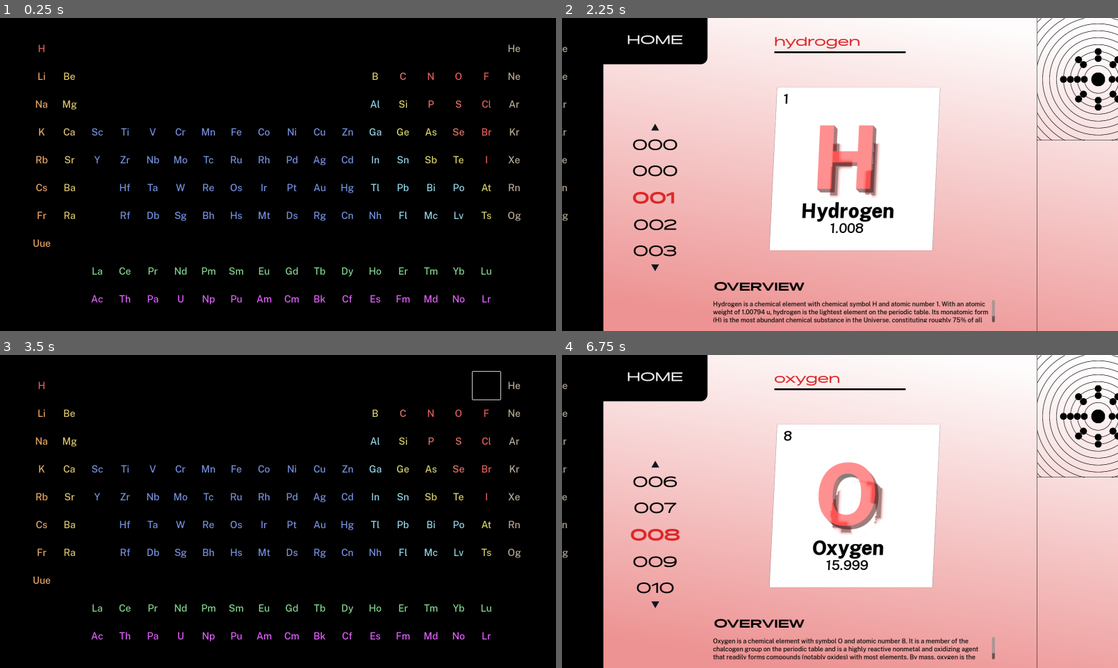
Above: before the commit, frames 1-4 (two rows, left to right).
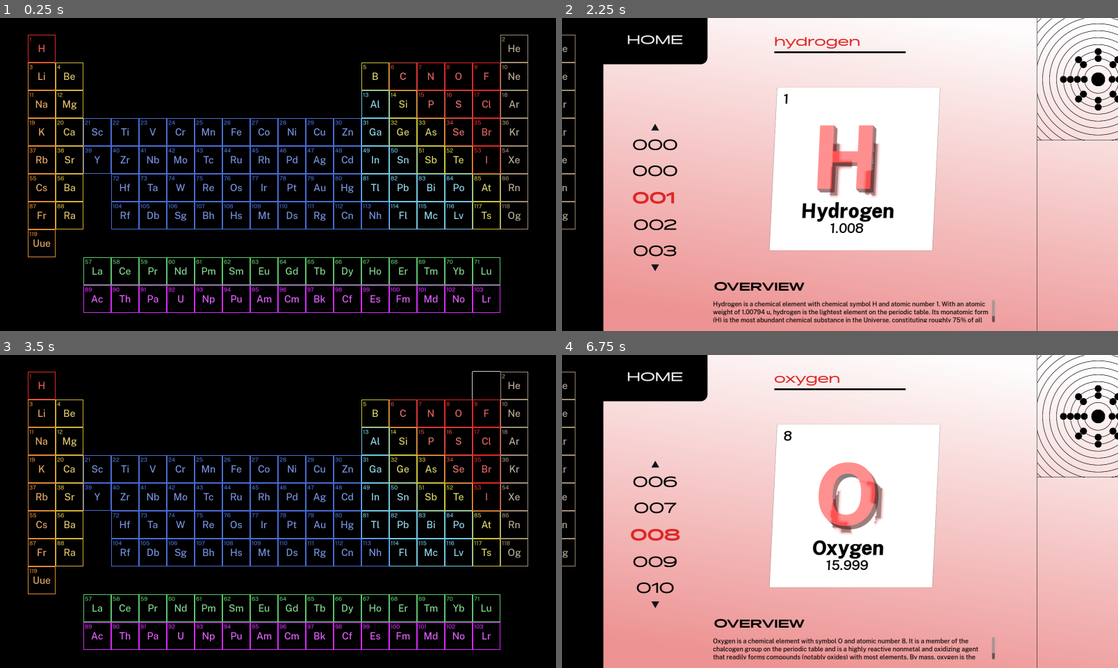
Above: after the commit, the same moments.

Repository: SMTashev20/value-mai-spi
Game: Godot game, scene res://scenes/main.tscn
Two runs of this game, one before a commit and one after it. Both use one fixed random seed, a clock stepped at 60 frames per second and the inputs below.
Inputs (mouse positions are in pixels of both pictures, inside the frame that each line leads up to):
- Up to frame 1 (0.25 s): no input
- Up to frame 2 (2.25 s): click "H" at 0.5 s; click "He" at 1.25 s; click "HOME" at 2 s
- Up to frame 3 (3.5 s): click "He" at 2.75 s
- Up to frame 4 (6.75 s): click "He" at 3.5 s; click "N" at 4.25 s; click (612, 464) at 5 s; click (612, 605) at 5.75 s; click "HOME" at 6.5 s

The runs differ from the first frame. In frame 1, 6.7% of the frame differs, in the area x 5-95%, y 5-95%; in frame 2, 0.2%; in frame 3, 6.7%; in frame 4, 0.2%.

Commit message:
Stylise periodic table scene a bit more

Diff:
--- a/scripts/PTableManager.gd
+++ b/scripts/PTableManager.gd
@@ -36,11 +36,8 @@
 
 	for name in out.get_stylebox_list("Button"):
 		var stylebox = out.get_stylebox(name, "Button").duplicate() as StyleBoxFlat
-		if name == "disabled": stylebox.bg_color = element_color
-		if name == "focus": stylebox.bg_color = element_color.darkened(.25)
-		if name == "hover": stylebox.bg_color = element_color.lightened(.25)
-		if name == "normal": stylebox.bg_color = element_color
-		if name == "pressed": stylebox.bg_color = element_color.darkened(.25)
+		stylebox.border_color = element_color
+		stylebox.bg_color = Color(0., 0., 0., 0.)
 		out.set_stylebox(name, "Button", stylebox)
 
 	# for name in out.get_stylebox_list("Button"):
@@ -51,6 +48,16 @@
 	var button = element_button_prefab.instantiate() as Button
 	button.text = data.symbol
 
+	var label = Label.new()
+	label.text = str(data.atomic_number)
+	label.label_settings = LabelSettings.new()
+	label.label_settings.font_color = data.color
+	label.label_settings.font = button.get_theme_font("font", "Button")
+	label.position.x += 4
+	label.position.y += 3
+
+	button.add_child(label)
+
 	button.connect("pressed",
 		func():
 			var root = get_tree().root
@@ -59,7 +66,7 @@
 	)
 
 	button.theme = data.button_theme
-	button.flat = true
+	# button.flat = true
 
 	add_child(button)
 
@@ -138,7 +145,6 @@
 	# hell
 	# for sign in .get_signal_list():
 	# 	print(sign)
-
 	for column in convert_to_grid(elements):
 		for element in column:
 			if element == null:
